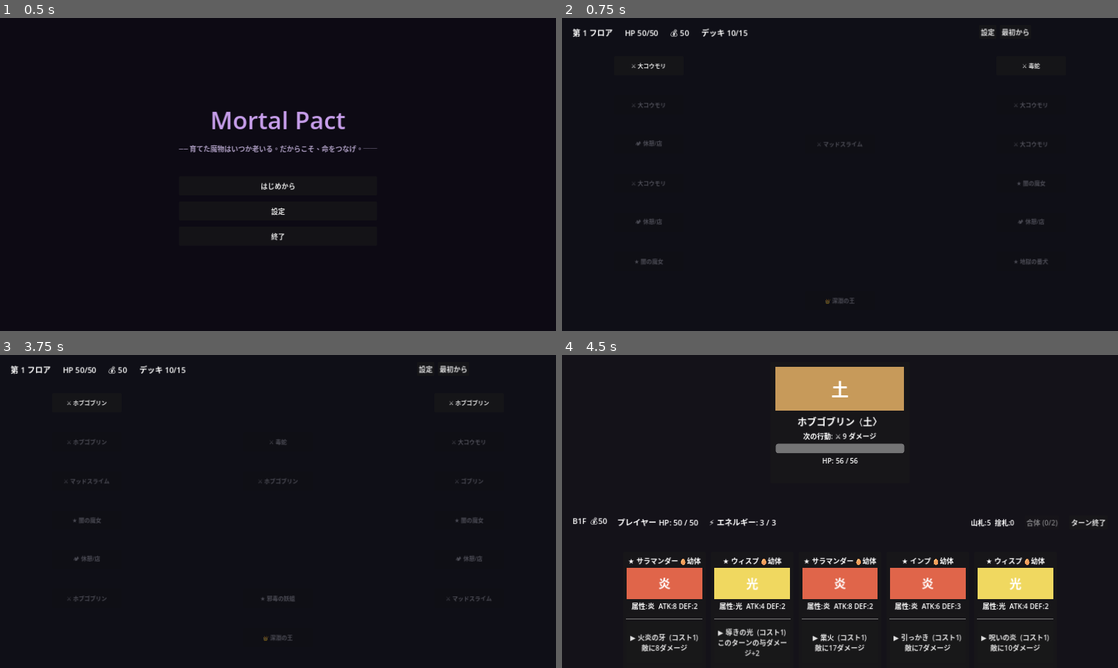
Above: before the commit, frames 1-4 (two rows, left to right).
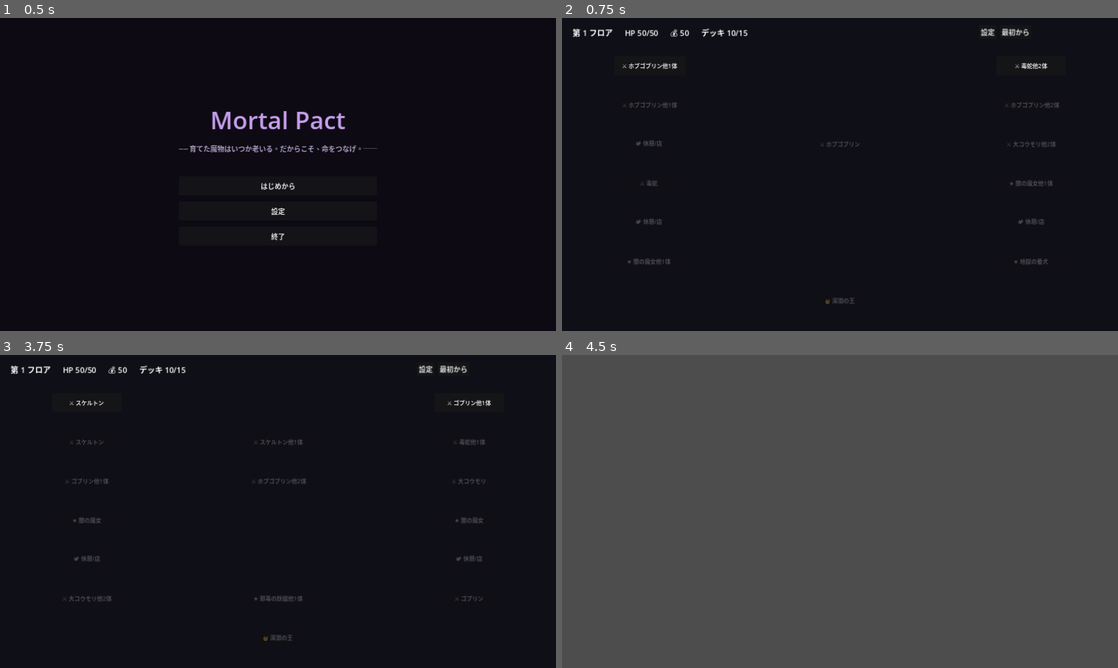
Above: after the commit, the same moments.

Repository: bakery48/mortal-pact
Game: Godot game, scene res://scenes/ui/title.tscn
Two runs of this game, one before a commit and one after it. Both use one fixed random seed, a clock stepped at 60 frames per second and the inputs below.
Inputs (mouse positions are in pixels of both pictures, inside the frame that each line leads up to):
- Up to frame 1 (0.5 s): no input
- Up to frame 2 (0.75 s): click "はじめから" at 0.5 s
- Up to frame 3 (3.75 s): click "設定" at 1.25 s; click "フルスクリーン" at 2 s; click "戻る" at 2.75 s; click "最初から" at 3.5 s
- Up to frame 4 (4.5 s): click (650, 401) at 4.25 s, where only the run before the commit has a clickable "⚔ ホブゴブリン"

Frame 1 is identical in both runs. In frame 2, 0.5% of the frame differs, in the area x 10-90%, y 14-79%; in frame 3, 0.6%; in frame 4, 99%, in the area x 0-100%, y 0-100%.
Error after the commit: Parse Error: Cannot infer the type of "et" variable because the value doesn't have a set type. (res://scenes/battle/battle_manager.gd:359)

Commit message:
複数敵＋ターゲット選択を実装
- エンカウントを敵リスト化（雑魚1-3体・エリート+お供・ボス1体）
- 戦闘で敵を複数並べて表示、クリックで狙う敵を選択（🎯マーカー）
- ダメージ/状態異常は現在のターゲットに適用、カード相性表示も対象に追従
- 各敵が順番に行動、毒・凍結・再生も個別処理、全滅で勝利
- 敵撃破でターゲット自動移動、敵パネル幅を調整
- セーブ構造変更に伴いSAVE_VERSIONを2に（旧セーブは破棄して新規）
- README更新

https://claude.ai/code/session_01SGpNd8xjjtE9S1hYpNHnwi

Diff:
--- a/scenes/battle/battle_manager.gd
+++ b/scenes/battle/battle_manager.gd
@@ -26,7 +26,8 @@
 var player_status := StatusSet.new()
 var battle_over := false
 
-var enemy: EnemyUI
+var enemies: Array[EnemyUI] = []
+var target: EnemyUI = null # 現在狙っている敵
 
 var _enemy_slot: HBoxContainer
 var _hand_container: HBoxContainer
@@ -60,7 +61,7 @@
 
 	_build_ui()
 	deck.setup_from(Run.deck)
-	_spawn_enemy()
+	_spawn_enemies()
 	_start_player_turn()
 	Audio.play_bgm("res://assets/audio/bgm_battle.ogg")
 
@@ -91,6 +92,7 @@
 	_enemy_slot = HBoxContainer.new()
 	_enemy_slot.alignment = BoxContainer.ALIGNMENT_CENTER
 	_enemy_slot.size_flags_vertical = Control.SIZE_EXPAND_FILL
+	_enemy_slot.add_theme_constant_override("separation", 16)
 	main.add_child(_enemy_slot)
 
 	# 勝敗メッセージ（中央）
@@ -154,18 +156,56 @@
 
 # --- 戦闘フロー -------------------------------------------------------------
 
-func _spawn_enemy() -> void:
-	var enc := Run.current_encounter
-	var hp := int(enc["max_hp"])
-	enemy = EnemyScene.instantiate() as EnemyUI
-	enemy.enemy_name = ("【ボス】" if enc.get("is_boss", false) else "") + String(enc["name"])
-	enemy.sprite_name = String(enc["name"]) # スプライト探索用（接頭辞なし）
-	enemy.element = int(enc.get("element", MonsterData.Element.NONE))
-	enemy.max_hp = hp
-	enemy.hp = hp
-	enemy.set_pattern(enc.get("pattern", []))
-	_enemy_slot.add_child(enemy)
-	enemy.plan_next() # 最初の行動を予告
+func _spawn_enemies() -> void:
+	enemies.clear()
+	var list: Array = Run.current_encounter.get("enemies", [])
+	for enc in list:
+		var hp := int(enc["max_hp"])
+		var e := EnemyScene.instantiate() as EnemyUI
+		e.enemy_name = ("【ボス】" if enc.get("is_boss", false) else "") + String(enc["name"])
+		e.sprite_name = String(enc["name"]) # スプライト探索用（接頭辞なし）
+		e.element = int(enc.get("element", MonsterData.Element.NONE))
+		e.max_hp = hp
+		e.hp = hp
+		e.set_pattern(enc.get("pattern", []))
+		_enemy_slot.add_child(e)
+		e.plan_next() # 最初の行動を予告
+		e.targeted.connect(_on_enemy_targeted)
+		enemies.append(e)
+	if not enemies.is_empty():
+		_set_target(enemies[0])
+
+## ターゲットを設定し、マーカーとカードの相性表示を更新する。
+func _set_target(e: EnemyUI) -> void:
+	target = e
+	for en in enemies:
+		en.set_targeted(en == target)
+	# カードの相性表示を現在のターゲット属性に合わせる。
+	if target != null:
+		for child in _hand_container.get_children():
+			if child is CardUI:
+				(child as CardUI).enemy_element = target.element
+	_refresh()
+
+func _on_enemy_targeted(e: EnemyUI) -> void:
+	if battle_over or not is_instance_valid(e):
+		return
+	Audio.play_se("select")
+	_set_target(e)
+
+## 敵を撃破・除去し、必要ならターゲットを移す。
+func _remove_enemy(e: EnemyUI) -> void:
+	enemies.erase(e)
+	if e == target:
+		target = enemies[0] if not enemies.is_empty() else null
+		for en in enemies:
+			en.set_targeted(en == target)
+		if target != null:
+			for child in _hand_container.get_children():
+				if child is CardUI:
+					(child as CardUI).enemy_element = target.element
+	if is_instance_valid(e):
+		e.queue_free()
 
 func _start_player_turn() -> void:
 	if battle_over:
@@ -205,7 +245,8 @@
 	card.monster = sc.monster
 	card.command = sc.command
 	card.source = sc
-	card.enemy_element = enemy.element # 相性表示のため敵の属性を渡す
+	if target != null:
+		card.enemy_element = target.element # 相性表示は現在のターゲット属性
 	_hand_container.add_child(card)
 	card.command_selected.connect(_on_command_selected)
 	card.fusion_toggled.connect(_on_fusion_toggled)
@@ -237,7 +278,7 @@
 	if monster.is_dead():
 		_kill_monster(monster)
 
-	if enemy.is_dead():
+	if enemies.is_empty():
 		_win()
 		return
 	_refresh()
@@ -255,22 +296,27 @@
 
 func _apply_command(card_data: MonsterData, cmd: CommandData) -> void:
 	var p := card_data.effective_power(cmd)
+	var tgt := target # 狙っている敵
 	match cmd.effect:
 		CommandData.Effect.DAMAGE, CommandData.Effect.PIERCE:
+			if tgt == null:
+				return
 			# 威力＋ATK補正にバフ・2倍・属性相性を反映。
 			var base := card_data.command_value(cmd) + atk_buff
 			if double_next:
 				base *= 2
 				double_next = false
 			# 属性相性を反映（有利×1.5 / 不利×0.75）。
-			var mult := MonsterData.affinity(card_data.elements, enemy.element)
+			var mult := MonsterData.affinity(card_data.elements, tgt.element)
 			var dmg := roundi(base * mult)
-			var dealt := enemy.take_damage_pierce(dmg) if cmd.effect == CommandData.Effect.PIERCE else enemy.take_damage(dmg)
-			enemy.flash_hit()
+			var dealt := tgt.take_damage_pierce(dmg) if cmd.effect == CommandData.Effect.PIERCE else tgt.take_damage(dmg)
+			tgt.flash_hit()
 			var dmg_color := Color(1.0, 0.5, 0.3) if mult > 1.0 else Color(1.0, 0.9, 0.5)
-			_popup(str(dealt), _enemy_center(), dmg_color, 32 if mult > 1.0 else 26)
+			_popup(str(dealt), tgt.get_global_rect().get_center(), dmg_color, 32 if mult > 1.0 else 26)
 			if dealt >= 18:
 				_screen_shake(5.0)
+			if tgt.is_dead():
+				_remove_enemy(tgt)
 		CommandData.Effect.BUFF_ATK:
 			atk_buff += p
 		CommandData.Effect.DOUBLE_NEXT:
@@ -283,15 +329,19 @@
 		CommandData.Effect.GUARD:
 			player_block += card_data.command_value(cmd) # 威力＋DEF補正
 		CommandData.Effect.WEAKEN:
-			enemy.apply_weaken(p)
+			if tgt != null:
+				tgt.apply_weaken(p)
 		CommandData.Effect.ENERGY:
 			energy += cmd.power # エネルギーは段階補正なしの素の値
 		CommandData.Effect.POISON:
-			enemy.add_status(StatusSet.Status.POISON, p)
+			if tgt != null:
+				tgt.add_status(StatusSet.Status.POISON, p)
 		CommandData.Effect.BURN:
-			enemy.add_status(StatusSet.Status.BURN, cmd.power) # 炎上は素のターン数
+			if tgt != null:
+				tgt.add_status(StatusSet.Status.BURN, cmd.power) # 炎上は素のターン数
 		CommandData.Effect.FREEZE:
-			enemy.add_status(StatusSet.Status.FREEZE, cmd.power) # 凍結は素の回数
+			if tgt != null:
+				tgt.add_status(StatusSet.Status.FREEZE, cmd.power) # 凍結は素の回数
 		CommandData.Effect.REGEN:
 			player_status.add(StatusSet.Status.REGEN, p)
 
@@ -301,47 +351,53 @@
 	_enemy_turn()
 
 func _enemy_turn() -> void:
-	# 敵の状態異常を処理（毒ダメージ・再生回復）。
-	var et := enemy.status.tick_turn()
-	if et.poison > 0:
-		var pd := enemy.take_fixed(int(et.poison))
-		enemy.flash_hit()
-		_popup(str(pd), _enemy_center(), Color(0.7, 0.5, 1.0))
-	if et.regen > 0:
-		enemy.heal(int(et.regen))
-		_popup("+%d" % int(et.regen), _enemy_center(), Color(0.5, 1.0, 0.5))
-	_refresh()
-	if enemy.is_dead():
+	# 各敵が順番に行動する。
+	for e in enemies.duplicate():
+		if not is_instance_valid(e) or e not in enemies:
+			continue
+		# 状態異常（毒ダメージ・再生回復）。
+		var et := e.status.tick_turn()
+		if et.poison > 0:
+			var pd := e.take_fixed(int(et.poison))
+			e.flash_hit()
+			_popup(str(pd), e.get_global_rect().get_center(), Color(0.7, 0.5, 1.0))
+		if et.regen > 0:
+			e.heal(int(et.regen))
+			_popup("+%d" % int(et.regen), e.get_global_rect().get_center(), Color(0.5, 1.0, 0.5))
+		if e.is_dead():
+			_remove_enemy(e)
+			continue
+
+		# 凍結中なら行動をスキップ。
+		if e.status.consume_freeze():
+			_flash_message("%s は凍結して動けない！" % e.enemy_name)
+		else:
+			e.reset_block()
+			var dmg := e.execute()
+			if e.intent_type == EnemyUI.Intent.POISON:
+				player_status.add(StatusSet.Status.POISON, e.intent_value)
+				_popup("毒%d" % e.intent_value, _player_anchor(), Color(0.7, 0.5, 1.0))
+			elif dmg > 0:
+				var actual := maxi(0, dmg - player_block)
+				player_block = maxi(0, player_block - dmg)
+				if actual > 0:
+					player_hp = maxi(0, player_hp - actual)
+					Audio.play_se("hit")
+					_popup(str(actual), _player_anchor(), Color(1.0, 0.45, 0.45), 30)
+					_flash_screen(Color(0.8, 0.1, 0.1))
+					_screen_shake(8.0)
+		_refresh()
+		if player_hp <= 0:
+			_lose()
+			return
+
+	if enemies.is_empty():
 		_win()
 		return
 
-	# 凍結中なら行動をスキップ。
-	if enemy.status.consume_freeze():
-		_flash_message("%s は凍結して動けない！" % enemy.enemy_name)
-	else:
-		# 自ターン開始でブロックをリセットし、予告した行動を実行。
-		enemy.reset_block()
-		var dmg := enemy.execute()
-		if enemy.intent_type == EnemyUI.Intent.POISON:
-			player_status.add(StatusSet.Status.POISON, enemy.intent_value)
-			_popup("毒%d" % enemy.intent_value, _player_anchor(), Color(0.7, 0.5, 1.0))
-		elif dmg > 0:
-			# プレイヤーのブロックで軽減する。
-			var actual := maxi(0, dmg - player_block)
-			player_block = maxi(0, player_block - dmg)
-			if actual > 0:
-				player_hp = maxi(0, player_hp - actual)
-				Audio.play_se("hit")
-				_popup(str(actual), _player_anchor(), Color(1.0, 0.45, 0.45), 30)
-				_flash_screen(Color(0.8, 0.1, 0.1))
-				_screen_shake(8.0)
-	_refresh()
-	if player_hp <= 0:
-		_lose()
-		return
-
-	# 次の行動を予告し、手札を片付けて次のプレイヤーターンへ。
-	enemy.plan_next()
+	# 生存している敵が次の行動を予告し、次のプレイヤーターンへ。
+	for e in enemies:
+		e.plan_next()
 	deck.discard_hand()
 	_clear_hand_nodes()
 	_start_player_turn()
@@ -516,11 +572,6 @@
 # --- 表示更新・終了処理 -----------------------------------------------------
 
 # --- 演出（エフェクト）-----------------------------------------------------
-
-func _enemy_center() -> Vector2:
-	if enemy != null and is_instance_valid(enemy):
-		return enemy.get_global_rect().get_center()
-	return size * 0.5
 
 func _player_anchor() -> Vector2:
 	if _hp_label != null:
--- a/scenes/battle/enemy.gd
+++ b/scenes/battle/enemy.gd
@@ -6,6 +6,9 @@
 ## 行動種別：攻撃 / 防御（ブロック獲得）/ 強化（攻撃力上昇）/ 回復。
 
 enum Intent { ATTACK, DEFEND, BUFF, HEAL, POISON }
+
+## クリックでターゲットに選ばれたときに発火。
+signal targeted(enemy: EnemyUI)
 
 const INTENT_ICON := {
 	Intent.ATTACK: "⚔",
@@ -36,9 +39,12 @@
 var _hp_bar: ProgressBar
 var _hp_label: Label
 var _status_label: Label
+var _target_marker: Label
 
 func _ready() -> void:
-	custom_minimum_size = Vector2(320, 190)
+	custom_minimum_size = Vector2(280, 190)
+	mouse_filter = Control.MOUSE_FILTER_STOP
+	gui_input.connect(_on_gui_input)
 	var margin := MarginContainer.new()
 	margin.add_theme_constant_override("margin_left", 12)
 	margin.add_theme_constant_override("margin_right", 12)
@@ -49,6 +55,13 @@
 	var vbox := VBoxContainer.new()
 	vbox.add_theme_constant_override("separation", 6)
 	margin.add_child(vbox)
+
+	_target_marker = Label.new()
+	_target_marker.text = "🎯 狙い"
+	_target_marker.horizontal_alignment = HORIZONTAL_ALIGNMENT_CENTER
+	_target_marker.add_theme_color_override("font_color", Color(1.0, 0.85, 0.3))
+	_target_marker.visible = false
+	vbox.add_child(_target_marker)
 
 	# スプライト（あれば）／無ければ属性色の図形プレースホルダ。
 	vbox.add_child(_make_visual())
@@ -165,6 +178,15 @@
 	hp = maxi(0, hp - amount)
 	_update()
 	return before - hp
+
+func _on_gui_input(event: InputEvent) -> void:
+	if event is InputEventMouseButton and event.pressed and (event as InputEventMouseButton).button_index == MOUSE_BUTTON_LEFT:
+		targeted.emit(self)
+
+## ターゲット選択状態の表示。
+func set_targeted(value: bool) -> void:
+	if _target_marker != null:
+		_target_marker.visible = value
 
 ## 被弾時に赤く点滅する。
 func flash_hit() -> void:
--- a/scripts/run_state.gd
+++ b/scripts/run_state.gd
@@ -19,7 +19,7 @@
 const SCENE_TITLE := "res://scenes/ui/title.tscn"
 
 const SAVE_PATH := "user://savegame.json"
-const SAVE_VERSION := 1
+const SAVE_VERSION := 2 # 複数敵対応でマップ構造が変わったため更新
 
 enum NodeType { BATTLE_ZAKO, BATTLE_ELITE, BATTLE_BOSS, REST_SHOP }
 
@@ -134,31 +134,58 @@
 func _make_node(kind: String) -> Dictionary:
 	match kind:
 		"zako":
-			return _battle_node(NodeType.BATTLE_ZAKO, EnemyDatabase.random_zako(), 25)
+			return _battle_node(NodeType.BATTLE_ZAKO, _zako_group(), 25)
 		"elite":
-			return _battle_node(NodeType.BATTLE_ELITE, EnemyDatabase.random_elite(), 55)
+			return _battle_node(NodeType.BATTLE_ELITE, _elite_group(), 55)
 		"boss":
-			return _battle_node(NodeType.BATTLE_BOSS, EnemyDatabase.random_boss(), 120)
+			return _battle_node(NodeType.BATTLE_BOSS, [EnemyDatabase.random_boss()], 120)
 		_:
 			return _rest_node()
 
-## EnemyDatabase の敵設定を、フロアに応じてスケールしたバトルノードに変換する。
-func _battle_node(type: NodeType, enemy: Dictionary, reward_gold: int) -> Dictionary:
+## 雑魚ノードの敵編成（1〜3体）。
+func _zako_group() -> Array:
+	var group: Array = []
+	for i in range(randi_range(1, 3)):
+		group.append(EnemyDatabase.random_zako())
+	return group
+
+## エリートノードの敵編成（エリート1体、50%でお供の雑魚1体）。
+func _elite_group() -> Array:
+	var group: Array = [EnemyDatabase.random_elite()]
+	if randf() < 0.5:
+		group.append(EnemyDatabase.random_zako())
+	return group
+
+## 敵編成（複数体）を、フロアに応じてスケールしたバトルノードに変換する。
+func _battle_node(type: NodeType, enemies: Array, reward_gold: int) -> Dictionary:
 	var scale := 1.0 + 0.25 * float(current_floor - 1) # フロアが進むほど敵が強化される
-	var scaled_pattern: Array = []
-	for move in enemy["pattern"]:
-		scaled_pattern.append({
-			"type": move["type"],
-			"value": maxi(1, roundi(int(move["value"]) * scale)),
+	var scaled: Array = []
+	var is_boss := false
+	for enemy in enemies:
+		var scaled_pattern: Array = []
+		for move in enemy["pattern"]:
+			scaled_pattern.append({
+				"type": move["type"],
+				"value": maxi(1, roundi(int(move["value"]) * scale)),
+			})
+		scaled.append({
+			"name": enemy["name"],
+			"max_hp": roundi(int(enemy["max_hp"]) * scale),
+			"pattern": scaled_pattern,
+			"element": enemy.get("element", MonsterData.Element.NONE),
+			"is_boss": enemy.get("is_boss", false),
 		})
+		if enemy.get("is_boss", false):
+			is_boss = true
+	var label: String = scaled[0]["name"]
+	if scaled.size() > 1:
+		label += "他%d体" % (scaled.size() - 1)
 	return {
 		"type": type,
-		"name": enemy["name"],
-		"max_hp": roundi(int(enemy["max_hp"]) * scale),
-		"pattern": scaled_pattern,
-		"element": enemy.get("element", MonsterData.Element.NONE),
+		"name": label,
+		"enemies": scaled,
 		"gold": reward_gold,
-		"is_boss": enemy.get("is_boss", false),
+		"is_boss": is_boss,
 		"next": [],
 	}
 
@@ -301,6 +328,9 @@
 	if typeof(parsed) != TYPE_DICTIONARY:
 		return false
 	var data: Dictionary = parsed
+	# 旧バージョンのセーブは構造が違うため破棄して新規開始させる。
+	if int(data.get("version", 1)) != SAVE_VERSION:
+		return false
 
 	player_max_hp = int(data.get("player_max_hp", STARTING_HP))
 	player_hp = int(data.get("player_hp", STARTING_HP))
Not shown, changed: README.md
